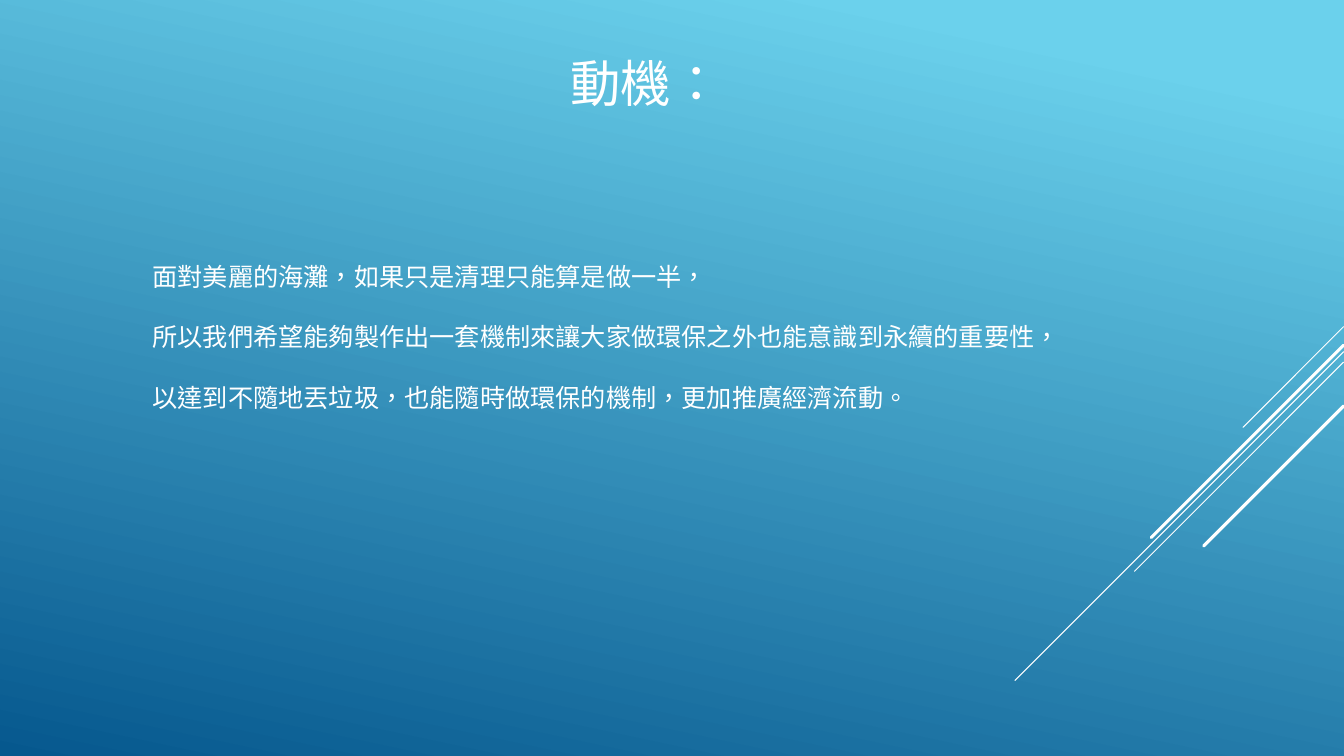
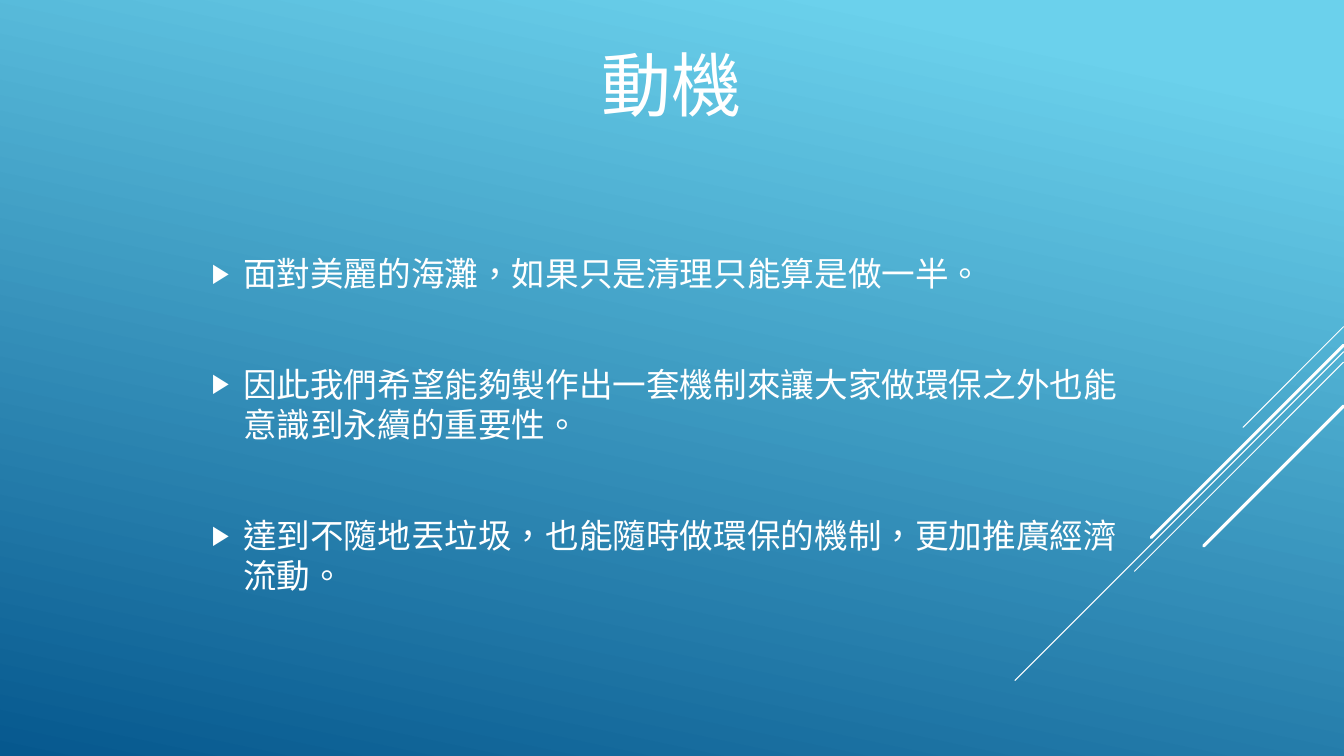
Before and after one commit to DennySORA/Environmental_Sustainability_Partition_Hackathon_2018, a slide deck: slide 2 of doc/永續發展 - 淨灘.pptx. Drawn at 1344x756 pixels with LibreOffice and Linux fonts; fonts in the diff are those of the drawing. Boxes give left, top, right and bottom in pixels: in the first picture for what was removed or moved away, otherwise in the second. Text is boxed around its words. In the diff, an @@ line names an element or a change of style, - is before the commit and + after.

```diff
--- a/doc/永續發展 - 淨灘.pptx
+++ b/doc/永續發展 - 淨灘.pptx
@@ title at (x1=602, y1=52, x2=742, y2=117): text changed; size 36 to 50 pt @@
-動機：
+動機
@@ text "面對美麗的海灘，如果只是清理只能算是做一半。" at (x1=243, y1=257, x2=1117, y2=591): vertical alignment top to middle @@
@@ text at (x1=243, y1=257, x2=1117, y2=591): text changed; size 18 to 24 pt; font TeX Gyre Adventor to Noto Sans CJK SC @@
-面對美麗的海灘，如果只是清理只能算是做一半，
-所以我們希望能夠製作出一套機制來讓大家做環保之外也能意識到永續的重要性，
-以達到不隨地丟垃圾，也能隨時做環保的機制，更加推廣經濟流動。
+▶ 面對美麗的海灘，如果只是清理只能算是做一半。
+▶ 因此我們希望能夠製作出一套機制來讓大家做環保之外也能意識到永續的重要性。
+▶ 達到不隨地丟垃圾，也能隨時做環保的機制，更加推廣經濟流動。
```
Also in this commit, not shown: 3 other slides changed, 2 slides added, 2 slides removed.
